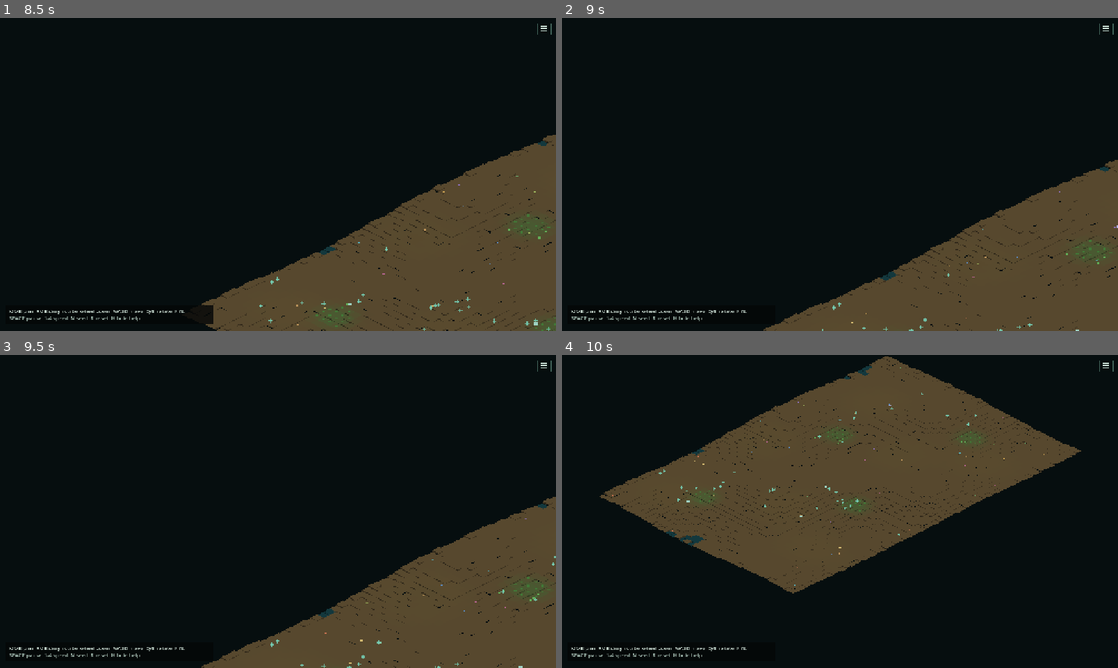
Above: before the commit, frames 1-4 (two rows, left to right).
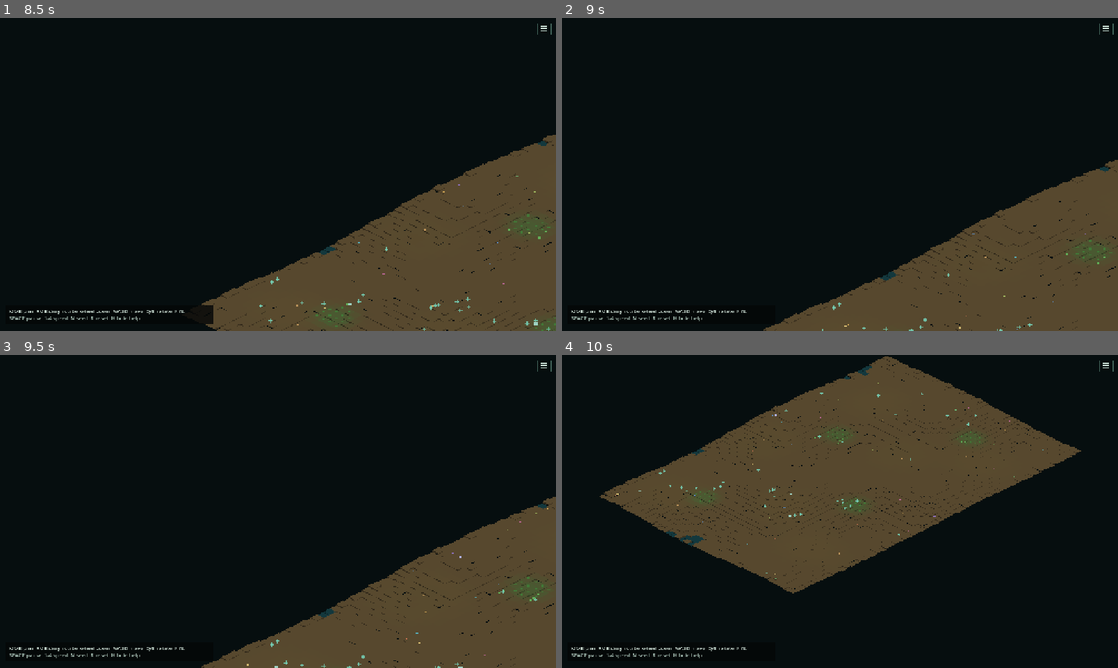
Above: after the commit, the same moments.

Repository: Rzbck/MicroC0re
Game: Godot game, scene res://src/app/main.tscn
The game is run twice, just before and just after one commit, with the same random seed, the same clock (stepped at 60 frames per second) and the same inputs.
Inputs (mouse positions are in pixels of both pictures, inside the frame that each line leads up to):
- Up to frame 1 (8.5 s): tap Enter at 0.5, 3.5, 6.5 s; move the mouse to (400, 158) at 0.52 s; hold D 0.53-1.25 s; tap F at 0.6 s; click (400, 158) at 0.67 s; tap Space at 0.77, 2, 3.77, 5, 6.77, 8 s; drag from (166, 190) to (250, 237) at 1.27 s; move the mouse to (333, 105) at 2.02 s; hold D 2.03-2.75 s; tap N at 2.1 s; drag from (250, 237) to (111, 127) at 2.77 s; move the mouse to (444, 221) at 3.52 s; hold A 3.53-4.25 s; tap 2 at 3.6 s; drag from (111, 127) to (194, 96) at 4.27 s; move the mouse to (305, 174) at 5.02 s; hold S 5.03-5.75 s; tap 4 at 5.1 s; click (305, 174) at 5.17 s; drag from (194, 96) to (166, 190) at 5.77 s; move the mouse to (400, 158) at 6.52 s; hold W 6.53-7.25 s; hold Q 6.53-7.25 s; drag from (166, 190) to (250, 237) at 7.27 s; move the mouse to (333, 105) at 8.02 s; hold S from 8.03 s (still down); tap H at 8.1 s
- Up to frame 2 (9 s): release S at 8.75 s; drag from (812, 237) to (673, 127) at 8.77 s
- Up to frame 3 (9.5 s): no input
- Up to frame 4 (10 s): move the mouse to (1006, 558) at 9.52 s; hold W from 9.53 s (still down); tap F at 9.6 s; click (1006, 558) at 9.67 s; tap Space at 9.77 s

Frame 1 is identical in both runs. In frame 2, less than 0.1% of the frame differs, in the area x 50-100%, y 55-100%; in frame 3, less than 0.1%; in frame 4, 0.1%, in the area x 9-87%, y 4-74%.
Error before the commit: Out of bounds get index '9' (on base: 'PackedInt32Array') (res://src/simulation/petri_simulation.gd:3139)

Commit message:
Initialize lineage pressure bins

Diff:
--- a/src/simulation/petri_simulation.gd
+++ b/src/simulation/petri_simulation.gd
@@ -332,6 +332,8 @@
 	fungal_enzyme = ScalarFieldScript.new(FIELD_WIDTH, FIELD_HEIGHT, FIELD_CELL_SIZE, 0.0)
 	_grid_head.resize(GRID_CELL_COUNT)
 	_grid_head.fill(-1)
+	_lineage_counts.resize(LINEAGE_BIN_COUNT)
+	_lineage_counts.fill(0)
 	_direction_lut.resize(DIRECTION_LUT_SIZE)
 	for i in range(DIRECTION_LUT_SIZE):
 		var lut_angle: float = (
Not shown, changed: .github/workflows/headless.yml
Not shown, changed: docs/STATUS.md
